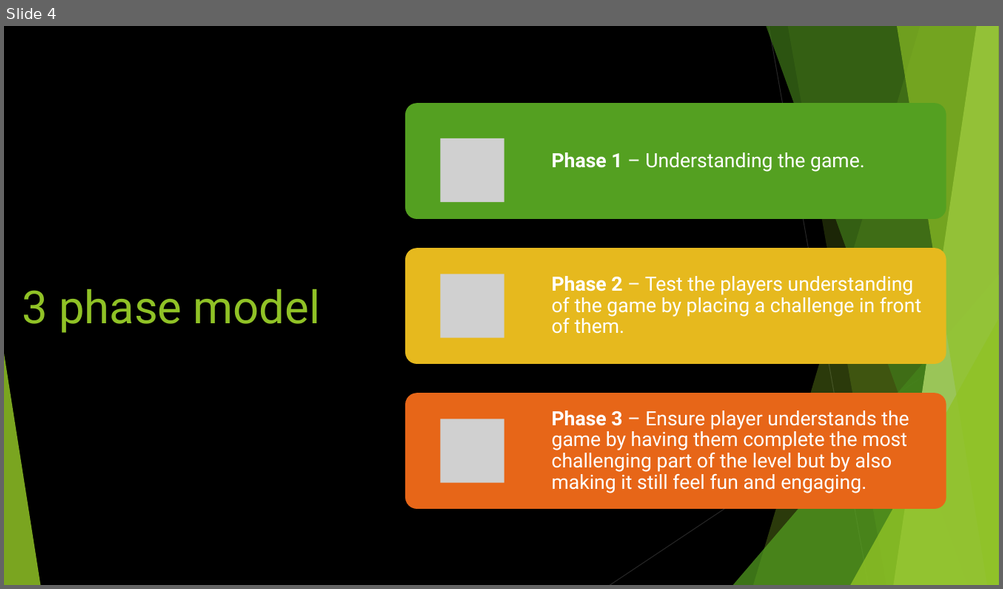
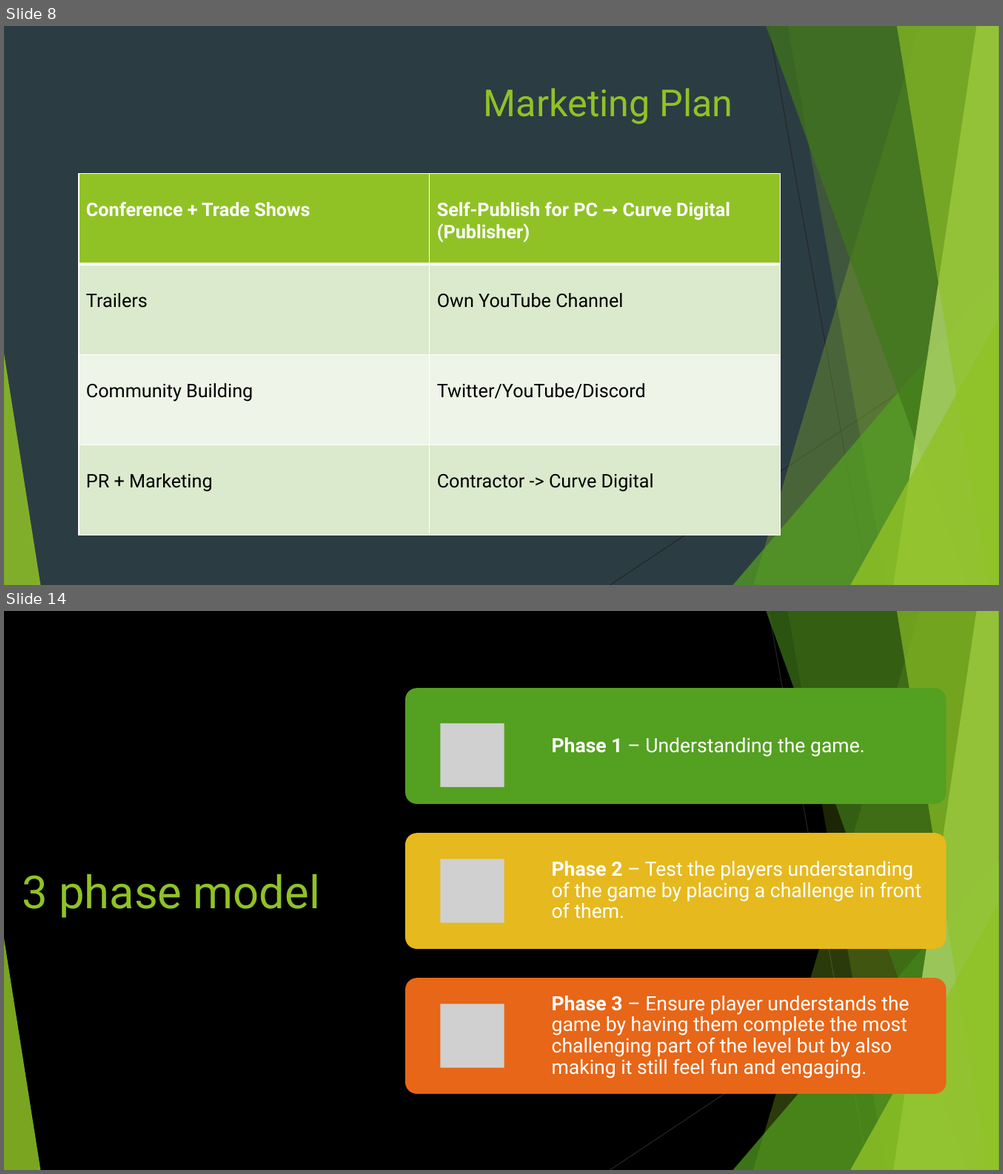
Before and after one commit to Pilokio/Tranzfuser, a slide deck: Virtual Pitch Presentation/Pitch.pptx. Shown one above the other, each under a label of ours: slide 4 before the commit, slides 8 and 14 after it; the slides between them are not shown. The pictures are 1003x589 and 1003x1174 pixels, drawn with LibreOffice and Linux fonts; fonts in the diff are those of the drawing; grey boxes stand for pictures. Boxes give left, top, right and bottom in pixels: in the first picture for what was removed or moved away, otherwise in the second. Text is boxed around its words. In the diff, an @@ line names an element or a change of style, - is before the commit and + after.

```diff
--- a/Virtual Pitch Presentation/Pitch.pptx
+++ b/Virtual Pitch Presentation/Pitch.pptx
@@ slide 8 added at (4, 26, 999, 585), background #2C3C43; not listed: 10 template elements that a slide beside it also shows @@
@@ title added at (484, 88, 732, 124), 36 pt, text #90C226 @@
+Marketing Plan
@@ table added at (79, 174, 780, 536), 4 rows, 2 columns @@
+Conference + Trade Shows | Self-Publish for PC → Curve Digital (Publisher)
+Trailers | Own YouTube Channel
+Community Building | Twitter/YouTube/Discord
+PR + Marketing | Contractor -> Curve Digital
@@ what was slide 4 is now slide 14 @@
```
Also in this commit, not shown: 1 slide changed, 11 other slides added, 3 slides removed.
